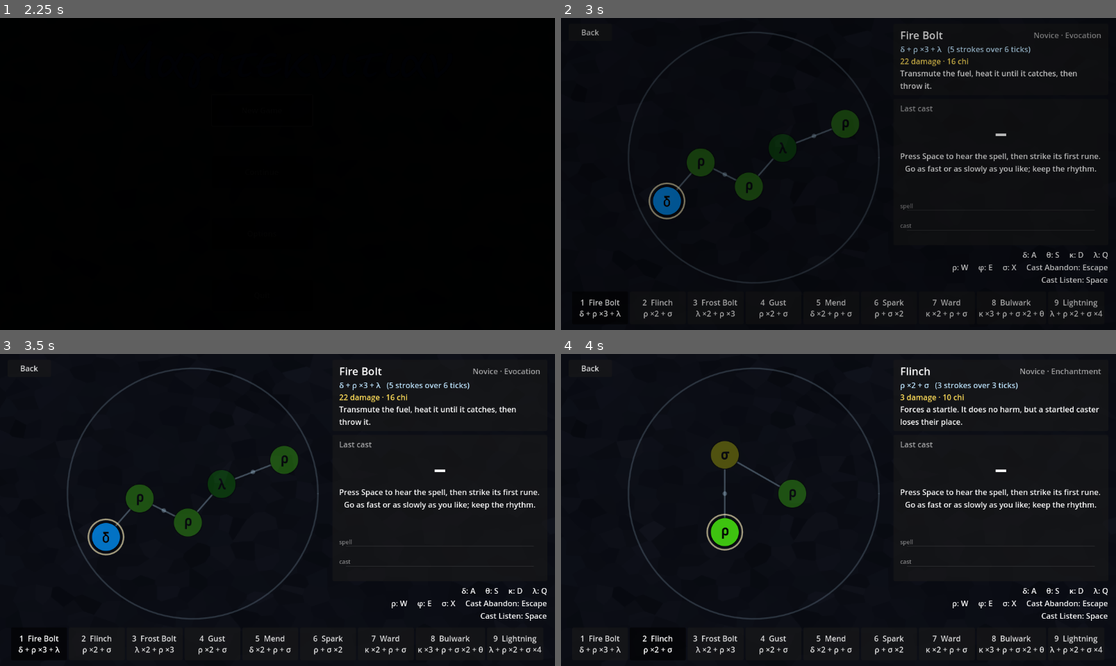
Above: before the commit, frames 1-4 (two rows, left to right).
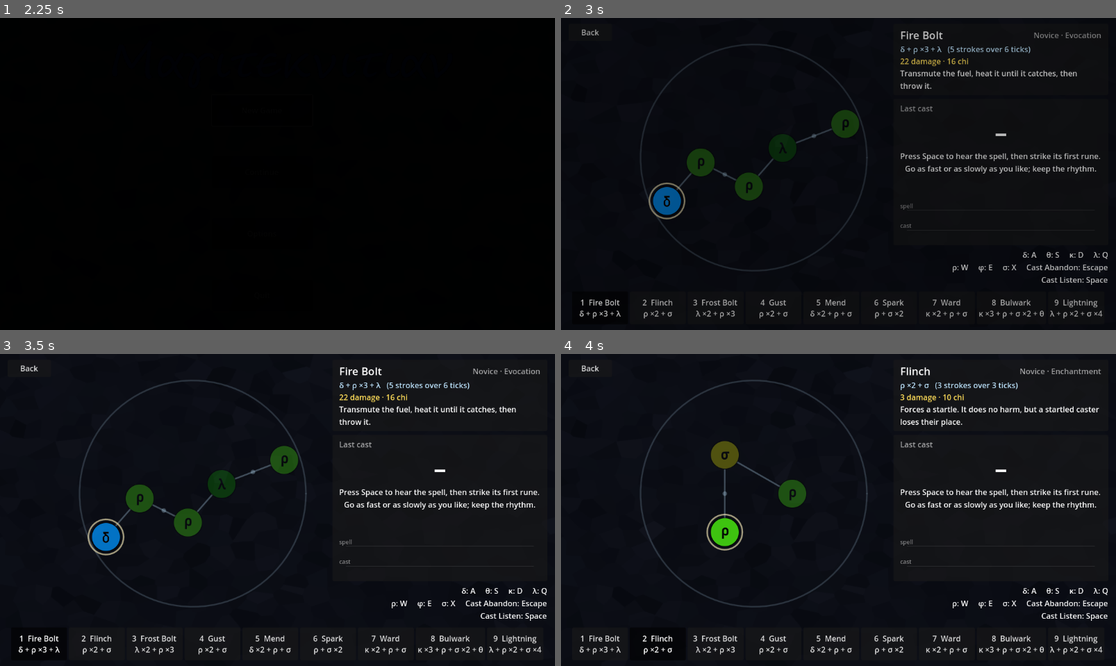
Above: after the commit, the same moments.

Repository: gamma2653/Magiteknician
Game: Godot game, scene res://magiteknician/menus/main_menu.tscn
The game is run twice, just before and just after one commit, with the same random seed, the same clock (stepped at 60 frames per second) and the same inputs.
Inputs:
- Up to frame 1 (2.25 s): click "New Game" at 0.5 s; click "New Game" at 1.25 s; click "Continue" at 2 s
- Up to frame 2 (3 s): click "1 Fire Bolt δ + ρ ×3 + λ" at 2.75 s
- Up to frame 3 (3.5 s): no input
- Up to frame 4 (4 s): click "2 Flinch ρ ×2 + σ" at 3.5 s

Frame 1 is identical in both runs. In frame 2, 0.9% of the frame differs, in the area x 12-58%, y 4-86%; in frame 3, 1.2%; in frame 4, 1.2%.

Commit message:
Let a spell circle refuse a cast, and tighten the circle
A circle can be given a gate: a callable asked, with the spell, whether
a cast may begin. If it says no, the first stroke is refused and the
circle says so. A duel uses this for chi.

The circle's radius drops from 230 to 205 px, which still holds every
starter spell and leaves room above and below for a duel's HUD.

Co-Authored-By: Claude Fable 5.1 <noreply@anthropic.com>

Diff:
--- a/magiteknician/engine/casting/spell_circle.gd
+++ b/magiteknician/engine/casting/spell_circle.gd
@@ -14,6 +14,8 @@
 signal prepared(spell: Spell)
 ## The first rune of the spell was struck.
 signal cast_started(spell: Spell)
+## The first rune was struck but the gate would not let the cast begin.
+signal cast_refused(spell: Spell)
 ## A stroke landed on the rune it was meant for.
 signal stroke_landed(index: int, rune: Rune, timestamp_us: int)
 ## A stroke landed on nothing, or on the wrong rune, during a cast.
@@ -42,6 +44,8 @@
 	IGNORED,
 	HIT,
 	STRAY,
+	## The stroke would have begun a cast, and the gate refused it.
+	REFUSED,
 }
 
 const ABANDON_ACTION := &"Cast-Abandon"
@@ -69,6 +73,11 @@
 ## tempo the caster has set. It appears from the third stroke on; the first
 ## two are what set the tempo.
 @export var show_tempo_guide: bool = true
+
+## Asked, with the spell, whether a cast of it may begin. A duel uses this
+## to refuse casts the caster has not the chi for. Left unset, every cast
+## may begin.
+var gate: Callable = Callable()
 
 var state: State = State.EMPTY
 var expected: ExpectedTrain
@@ -153,6 +162,10 @@
 		stroke_strayed.emit(rune_type, location)
 		return Outcome.STRAY
 
+	if state == State.READY and gate.is_valid() and not gate.call(spell):
+		cast_refused.emit(spell)
+		return Outcome.REFUSED
+
 	stop_demonstration()
 	if state == State.READY:
 		# Whatever is left of the previous cast's marks goes now.
--- a/magiteknician/engine/spells/spell.gd
+++ b/magiteknician/engine/spells/spell.gd
@@ -40,7 +40,7 @@
 
 ## Runes further than this from the centre of the circle are off the part
 ## of the screen set aside for casting.
-const CIRCLE_RADIUS := 230.0
+const CIRCLE_RADIUS := 205.0
 
 ## Stable name used in save files and, later, network messages.
 @export var id: StringName = &""
